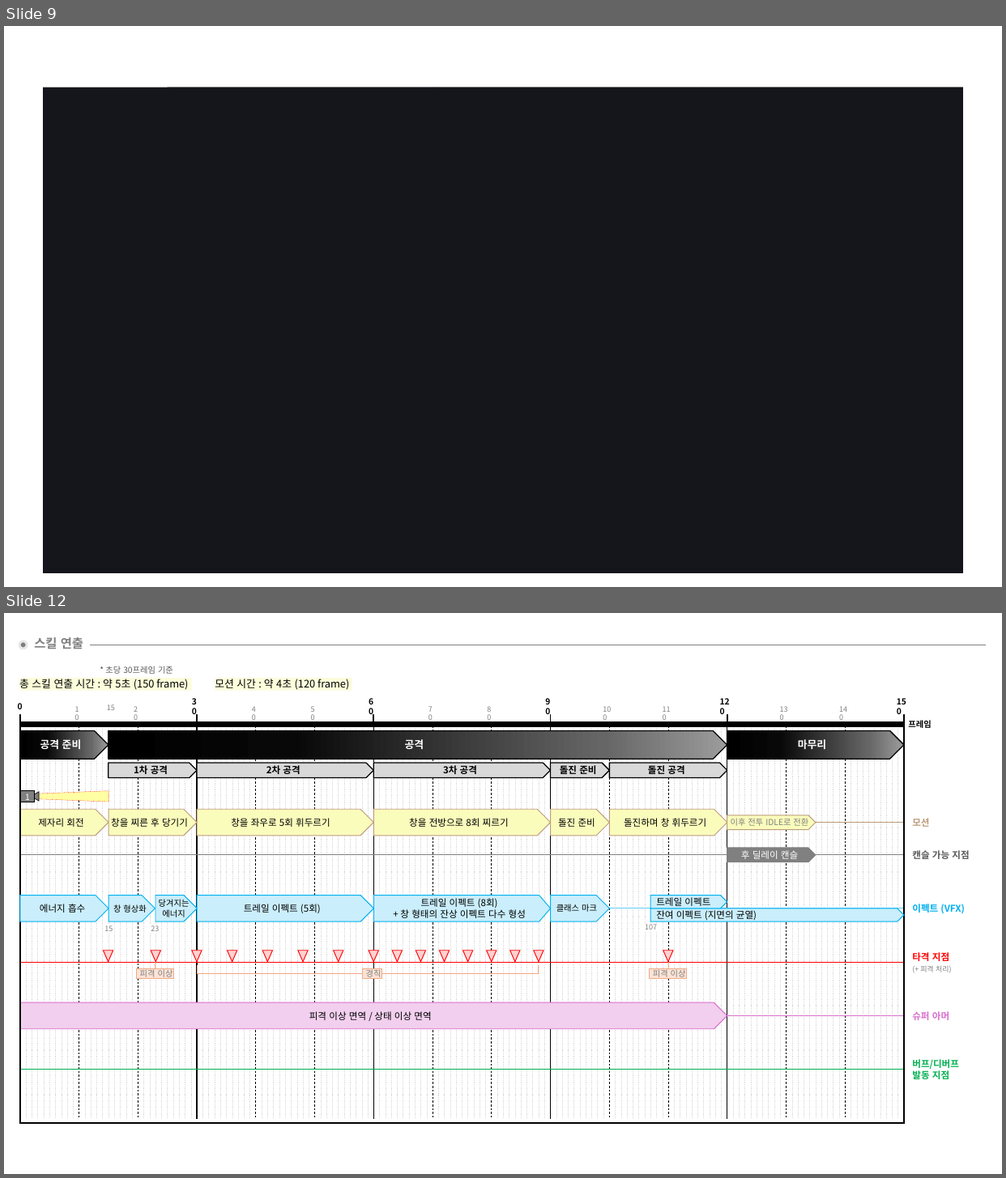
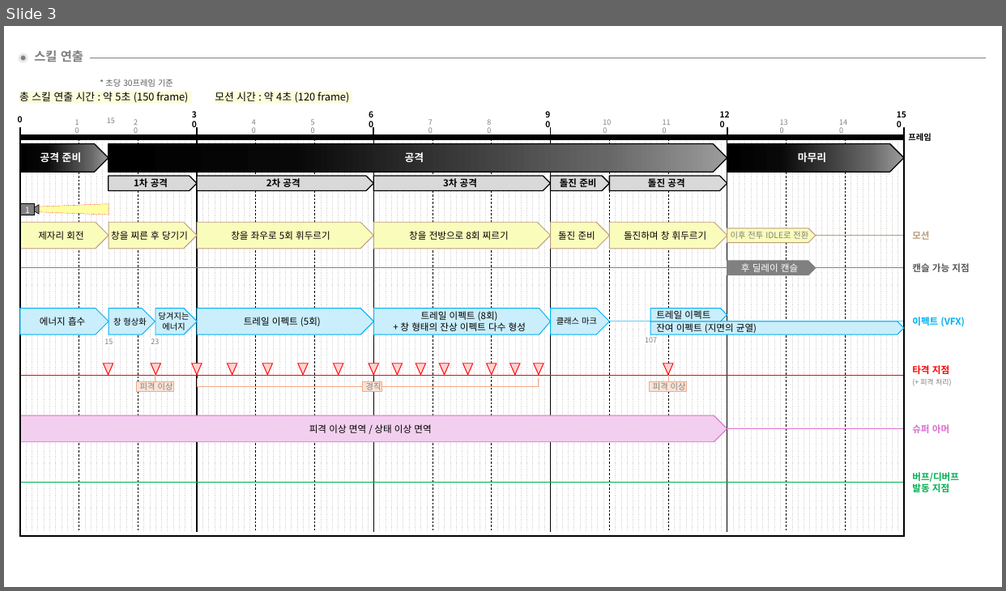
Before and after one commit to hjs0913/GameDesign, a slide deck: 로스트아크/창술사 역기획/스킬/[난무 스킬] 청룡진.pptx. Shown one above the other, each under a label of ours: slides 9 and 12 before the commit, slide 3 after it; the slides between them are not shown. The pictures are 1006x1178 and 1006x591 pixels, drawn with LibreOffice and Linux fonts; fonts in the diff are those of the drawing. Boxes give left, top, right and bottom in pixels: in the first picture for what was removed or moved away, otherwise in the second. Text is boxed around its words. In the diff, an @@ line names an element or a change of style, - is before the commit and + after.

```diff
--- a/로스트아크/창술사 역기획/스킬/[난무 스킬] 청룡진.pptx
+++ b/로스트아크/창술사 역기획/스킬/[난무 스킬] 청룡진.pptx
@@ slide 9 removed at (4,26,1002,587), background #FFFFFF @@
@@ rectangle removed at (43,88,963,574) @@
@@ rectangle removed at (167,88,432,250) @@
@@ rectangle removed at (433,88,698,250) @@
@@ rectangle removed at (698,88,963,250) @@
@@ rectangle removed at (167,249,432,412) @@
@@ rectangle removed at (433,249,698,412) @@
@@ rectangle removed at (698,249,963,412) @@
@@ rectangle removed at (300,412,565,574) @@
@@ rectangle removed at (565,412,830,574) @@
@@ what was slide 12 is now slide 3 @@
```
Also in this commit, not shown: 2 slides changed, 8 other slides removed, 1 other file.
